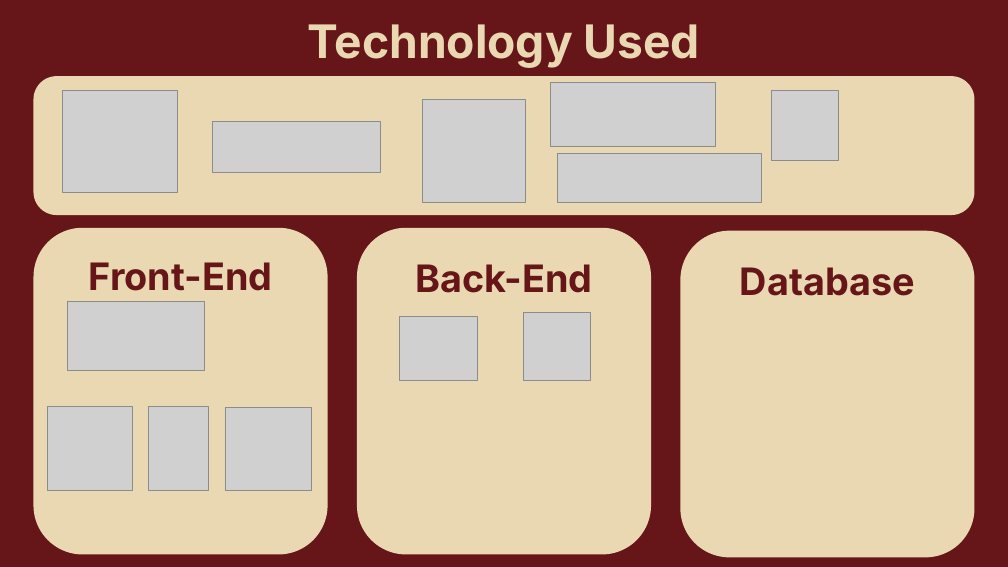
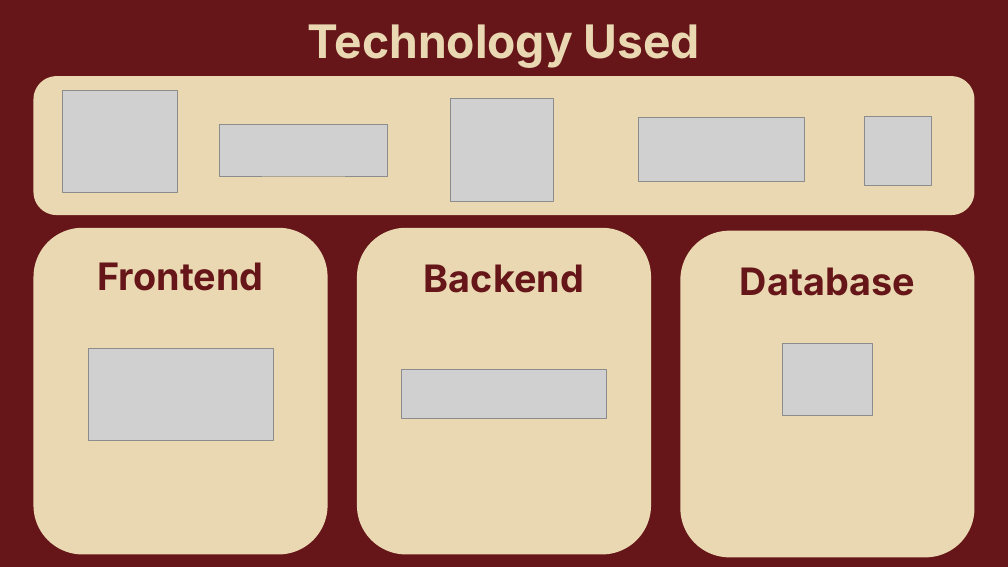
Before and after one commit to matt11matthew/ContactManager, a slide deck: slide 3 of Presentation/Contact Manager Presentation.pptx. Drawn at 1008x567 pixels with LibreOffice and Linux fonts; fonts in the diff are those of the drawing; grey boxes stand for pictures; background and template pictures are left out. Boxes give left, top, right and bottom in pixels: in the first picture for what was removed or moved away, otherwise in the second. Text is boxed around its words. In the diff, an @@ line names an element or a change of style, - is before the commit and + after.

```diff
--- a/Presentation/Contact Manager Presentation.pptx
+++ b/Presentation/Contact Manager Presentation.pptx
@@ picture: place and size @@
-picture at [423, 100, 526, 203]
+picture at [451, 99, 554, 202]
@@ picture: place and size @@
-picture at [551, 82, 716, 147]
+picture at [639, 117, 805, 182]
@@ picture: place and size @@
-picture at [771, 91, 839, 160]
+picture at [864, 116, 932, 185]
@@ picture: place and size @@
-picture at [212, 122, 380, 173]
+picture at [220, 125, 388, 176]
@@ text at [98, 262, 264, 291]: text changed @@
-Front-End
+Frontend
@@ text at [424, 264, 584, 293]: text changed @@
-Back-End
+Backend
@@ picture removed at [523, 312, 591, 380] @@
@@ picture: place and size @@
-picture at [67, 302, 204, 371]
+picture at [88, 349, 273, 441]
@@ picture: place and size @@
-picture at [400, 317, 477, 380]
+picture at [783, 343, 872, 415]
@@ picture: place and size @@
-picture at [557, 154, 762, 202]
+picture at [402, 370, 606, 418]
@@ picture removed at [48, 406, 132, 491] @@
@@ picture removed at [148, 406, 208, 491] @@
@@ picture removed at [225, 408, 312, 492] @@
```
Also in this commit, not shown: 5 other slides changed, 1 slide added.
